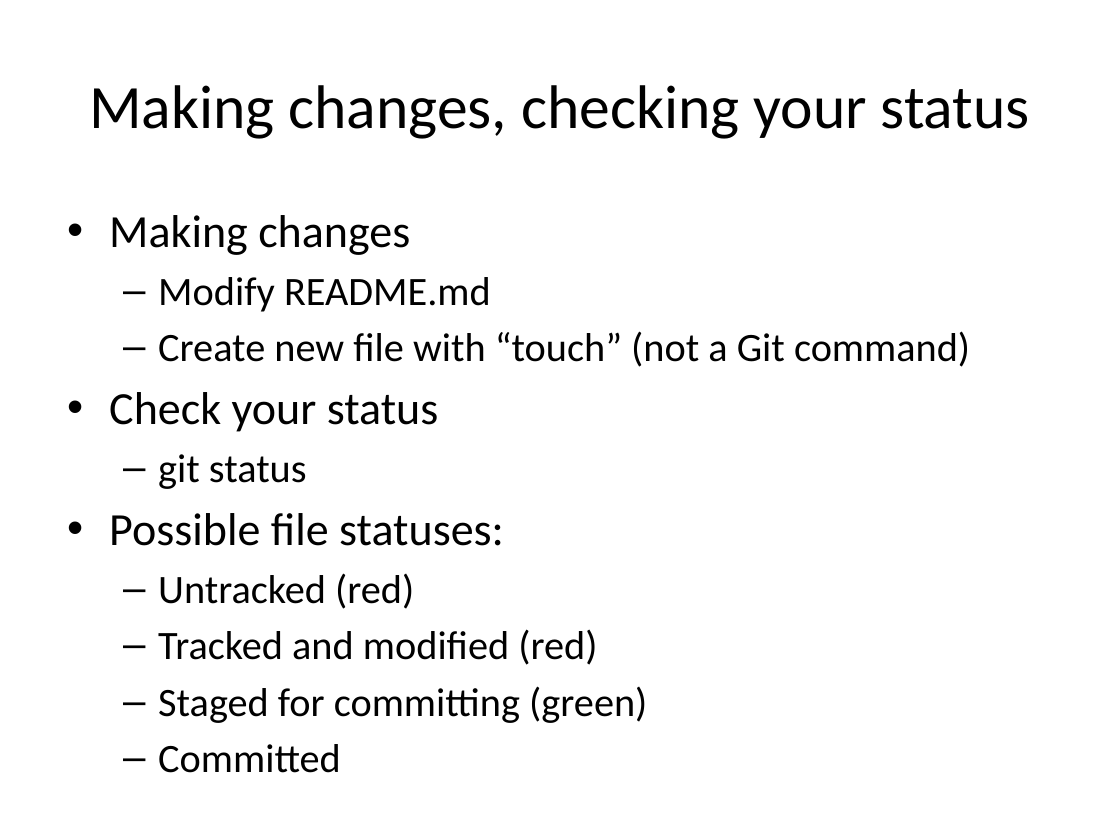
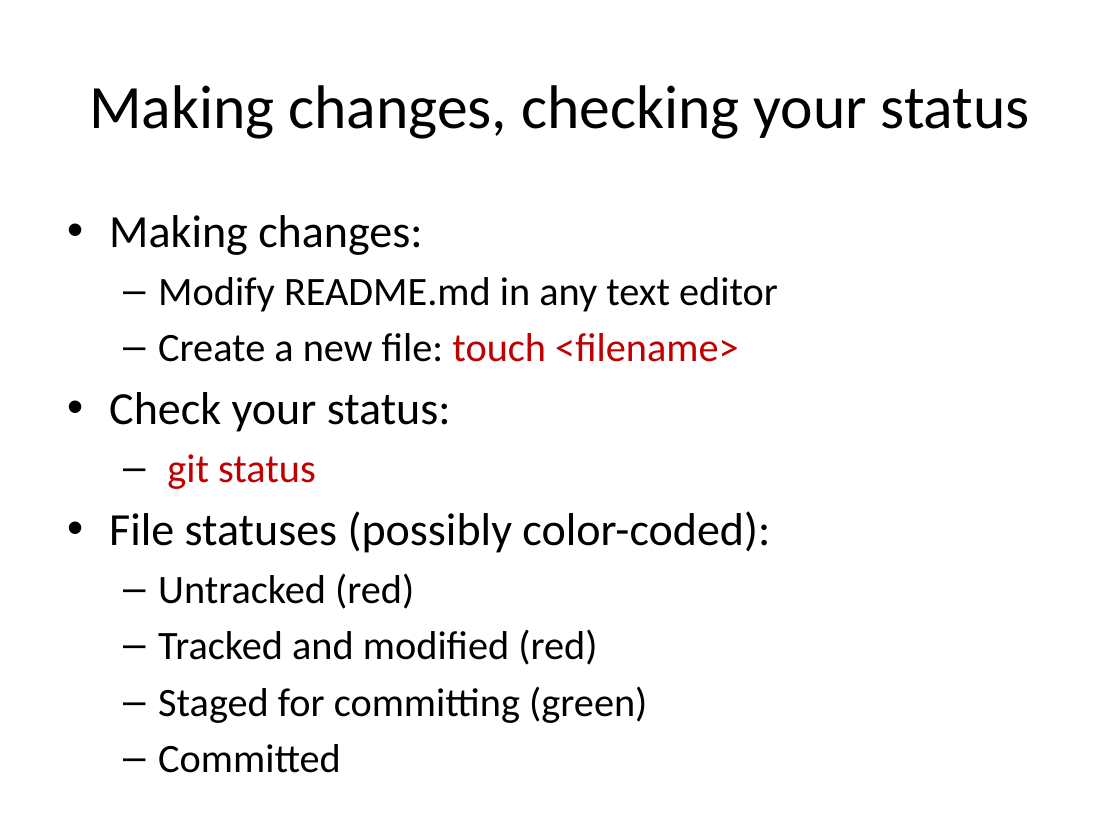
Before and after one commit to ajschumacher/gadsdc, a slide deck: slide 15 of 01-workflow/slides_git.pptx (slide 17 before the commit). Drawn at 1120x840 pixels with LibreOffice and Linux fonts; fonts in the diff are those of the drawing. Boxes give left, top, right and bottom in pixels: in the first picture for what was removed or moved away, otherwise in the second. Text is boxed around its words. In the diff, an @@ line names an element or a change of style, - is before the commit and + after.

```diff
--- a/01-workflow/slides_git.pptx
+++ b/01-workflow/slides_git.pptx
@@ text at bbox=[109, 215, 778, 432]: text changed @@
-• Making changes
-  – Modify README.md
-  – Create new file with “touch” (not a Git command)
-• Check your status
+• Making changes:
+  – Modify README.md in any text editor
+  – Create a new file: touch <filename>
+• Check your status:
@@ text at bbox=[167, 454, 316, 489]: text colour #000000 to #C00000 in "git status" @@
@@ text at bbox=[109, 511, 770, 553]: text changed @@
-• Possible file statuses:
+• File statuses (possibly color-coded):
```
Also in this commit, not shown: 21 other slides changed, 1 slide added, 2 slides removed, 1 other file.
